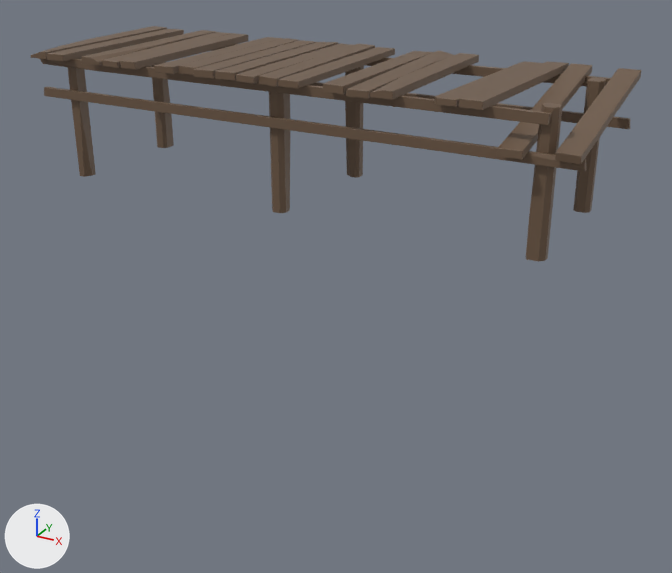
Before and after pictures for a commit that changed the FBX model Assets/Resources/3DAssets/Structures/Bridge-M01A.fbx.
Both versions are drawn from a 50 mm lens placed at (-31.48, -22.58, 1.31), pointed at (-36.68, -13.13, -3.41). The lights are fixed; the arrows at lower left show +X, +Y and +Z. Where no turn or scale is listed for an object, it has been applied to the vertices.

The first picture shows 'Bridge-M01A'.
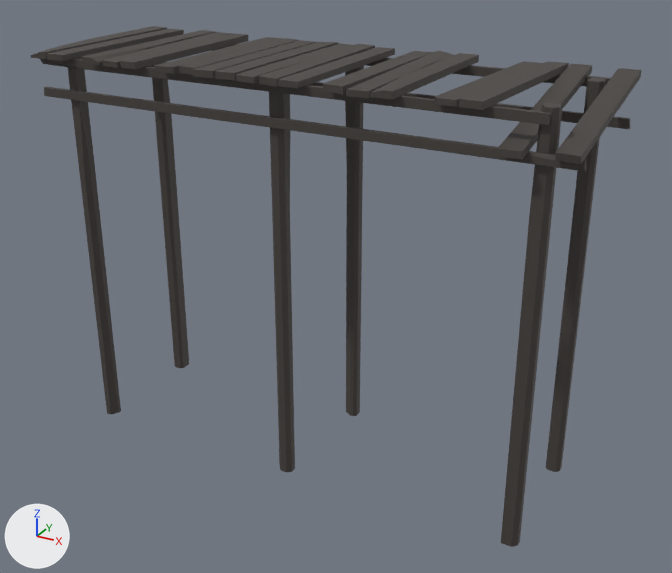
Where the change shows, as pixel boxes [x1, y1, x2, y2] in the pictures (672 x 573 px; the box of a moved part takes in the faces that stretch with it):
'Bridge-M01A', recoloured, reshaped (brown to grey, 120% taller)
    before: [30, 26, 642, 262]
    after: [30, 26, 642, 547]
part 1 of me_cube_020, moved or reshaped
    before: [269, 66, 364, 213]
    after: [269, 66, 364, 473]
part 2 of me_cube_020, moved or reshaped
    before: [526, 80, 606, 262]
    after: [501, 80, 606, 547]
part 3 of me_cube_020, moved or reshaped
    before: [67, 58, 174, 177]
    after: [67, 58, 189, 415]

Edits to the bpy script that builds the scene:
```text
Change mat_wood_01:
    mat_wood_01.base_color: (0.155, 0.0976, 0.0597) -> (0.0592, 0.051, 0.0455)  # brown #6e5845 -> dark grey #45403c
Change me_cube_020:
    where me_cube_020.from_pydata(...)  # 801 vertices, 799 faces; spans x -3.42..3.39, y -1.17..1.22, z 0.0..1.59
    used by ob_bridge_m01a; location = (-36.88, -13.15, -2.18)
    me_cube_020 part 1: all 16 vertices in x -0.14..0.14, y -0.93..0.88, z 0.0 are moved by (0.0, 0.0, -3.53)
    me_cube_020 part 2: all 15 vertices in x 2.88..3.07, y -0.93..0.93, z 0.0 are moved by (0.0, 0.0, -3.53)
    me_cube_020 part 3: all 15 vertices in x -3.07..-2.88, y -0.93..0.83, z 0.0 are moved by (0.0, 0.0, -3.53)
```
